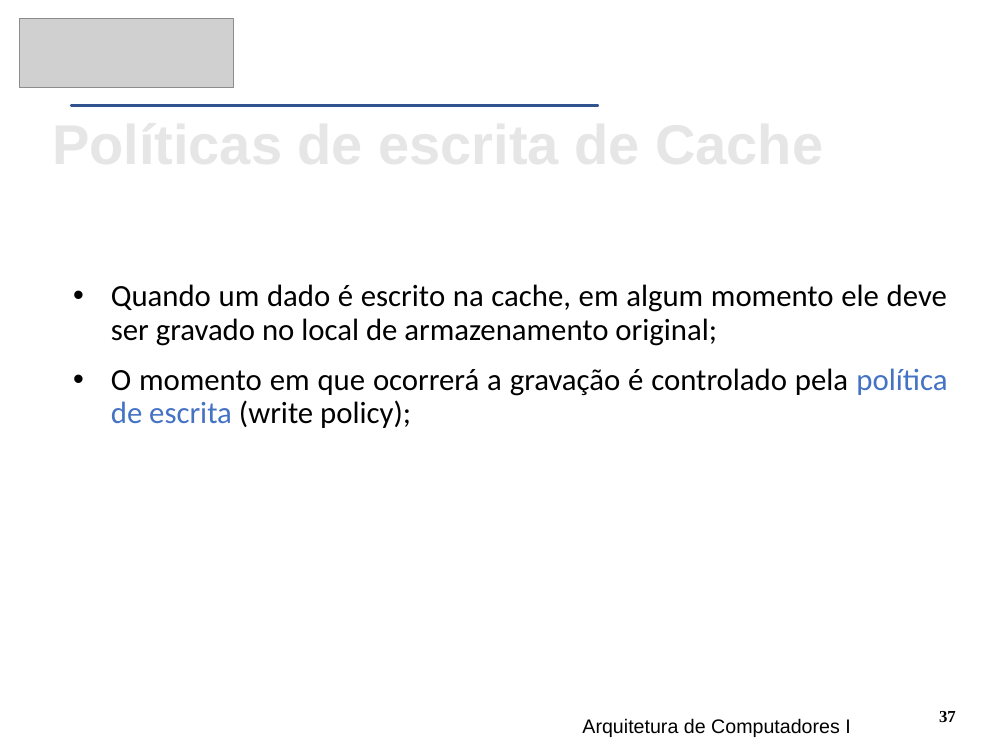
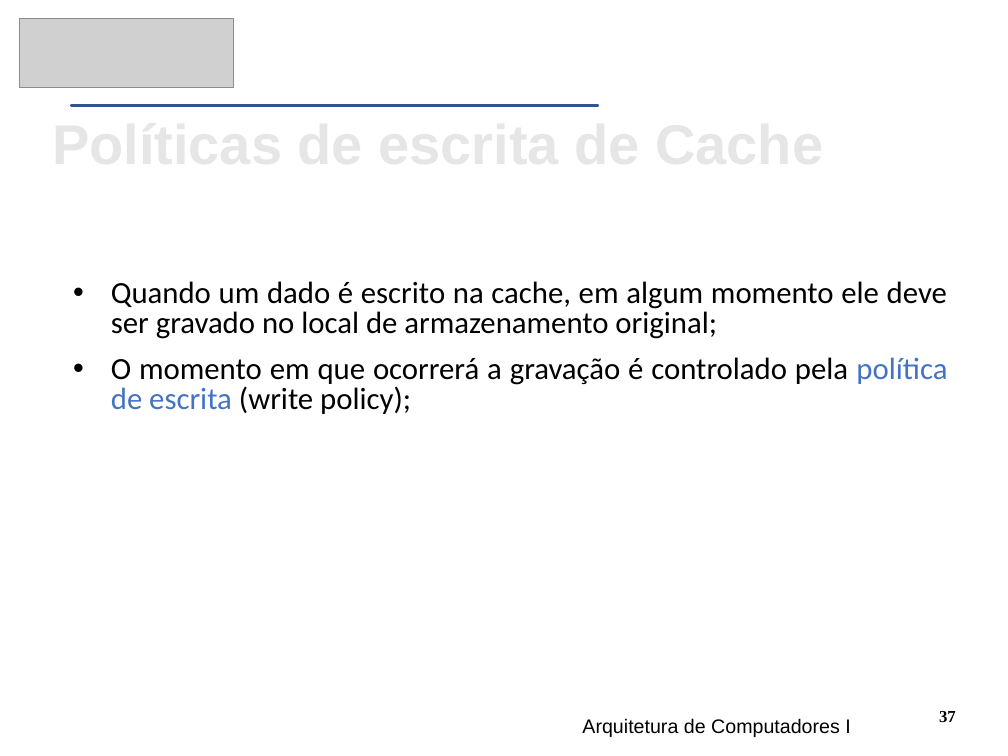
Before and after one commit to CloudEducationBrazil/WydenArquiteturaComputadores, a slide deck: slide 37 of 01 Classes/Aula3 - Arquitetura - Memória RAM e Cache.pptx. Drawn at 1008x756 pixels with LibreOffice and Linux fonts; fonts in the diff are those of the drawing; grey boxes stand for pictures. Boxes give left, top, right and bottom in pixels: in the first picture for what was removed or moved away, otherwise in the second. Text is boxed around its words. In the diff, an @@ line names an element or a change of style, - is before the commit and + after.

```diff
--- a/01 Classes/Aula3 - Arquitetura - Memória RAM e Cache.pptx
+++ b/01 Classes/Aula3 - Arquitetura - Memória RAM e Cache.pptx
@@ text "Quando um dado é escrito ..." at <box>111,281,947,414</box>: line spacing 0.9 to 0.8 @@
```
Also in this commit, not shown: 3 other slides changed, 3 other files.
